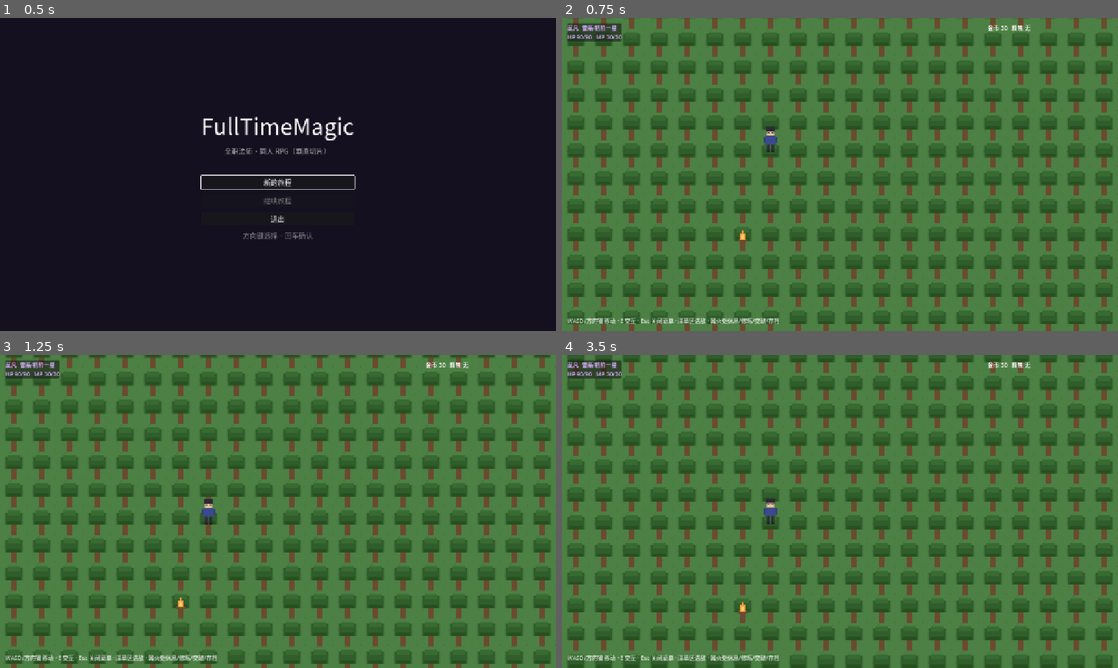
Above: before the commit, frames 1-4 (two rows, left to right).
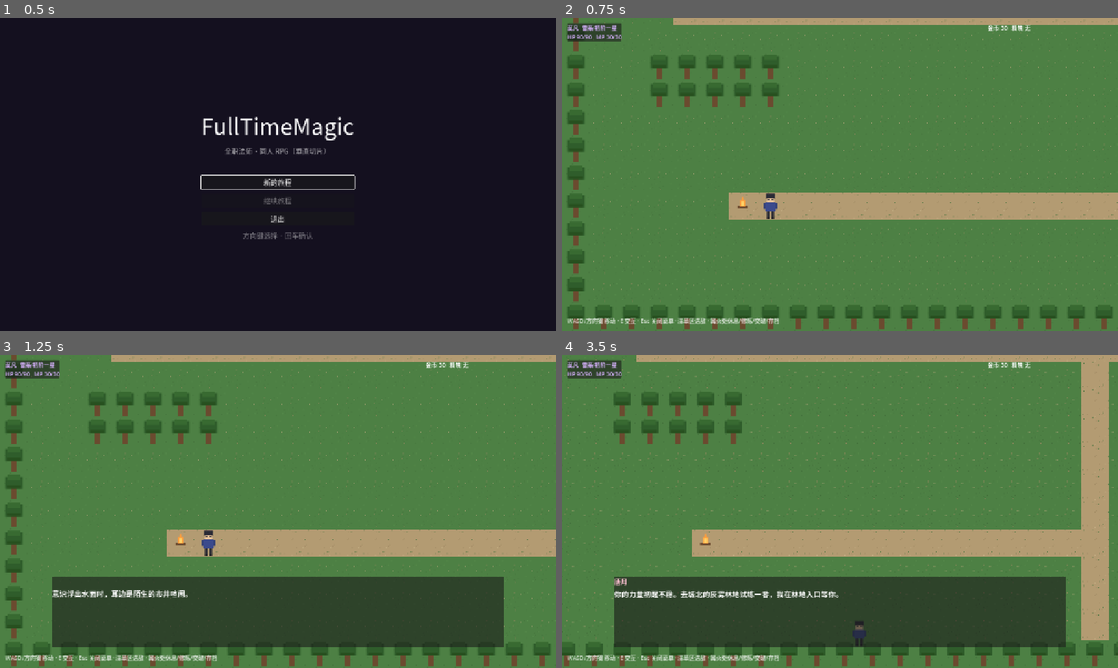
Above: after the commit, the same moments.

Repository: Lydocan/FullTimeMagic
Game: Godot game, scene res://src/main/main.tscn
The game is run twice, just before and just after one commit, with the same random seed, the same clock (stepped at 60 frames per second) and the same inputs.
Inputs (mouse positions are in pixels of both pictures, inside the frame that each line leads up to):
- Up to frame 1 (0.5 s): no input
- Up to frame 2 (0.75 s): click "新的旅程" at 0.5 s
- Up to frame 3 (1.25 s): no input
- Up to frame 4 (3.5 s): tap Enter (ui_accept) at 1.25, 1.52, 1.55, 1.82, 2.1, 2.27, 2.57 s; move the mouse to (962, 495) at 1.27 s; hold D (move_right) 1.28-2.03 s; hold E (interact) 1.28-2.03 s; click (962, 495) at 1.42 s; move the mouse to (728, 527) at 2.02 s; hold S (move_down) 2.03-2.78 s; tap E (interact) at 2.3 s; move the mouse to (895, 442) at 2.77 s; hold D (move_right) from 2.78 s (still down); hold Enter (ui_accept) from 2.78 s (still down); tap Space (attack) at 2.85 s

Frame 1 is identical in both runs. In frame 2, 33% of the frame differs, in the area x 1-100%, y 0-100%; in frame 3, 47%; in frame 4, 52%, in the area x 0-100%, y 0-100%.

Commit message:
fix: 修复 MapBase 瓦片判定两处越界 bug；test_wilds 迁入基类；冒烟扩至 57 项
- map_base._cell_char：地图行数误用 CHUNK 整除（88/10=8，第 8 行以下全判界外）→ 改按每行 4 段；单段长度检查误用全局列号（x≥10 全判界外）→ 改用列内偏移
- test_wilds.gd：M1 的 400 行独立实现收敛为 MapBase 薄子类（62 行），删除重复 campfire
- smoke_test：适配单人参队开局；新增角色序列化往返、存档 make/apply 往返（不落盘）、地图完整性校验（出生点/触发点/传送门两端/精英格可通行）
- 新增 scene_smoke：三张地图完整实例化验证（瓦片数与出生格）
- 文档：README 可玩内容与验证命令更新；design.md M2 里程碑勾选

Co-Authored-By: Claude <noreply@anthropic.com>

Diff:
--- a/src/world/map_base.gd
+++ b/src/world/map_base.gd
@@ -147,10 +147,11 @@
 
 func _cell_char(cell: Vector2i) -> String:
 	var rows := map_rows()
-	if cell.x < 0 or cell.y < 0 or cell.y >= rows.size() / CHUNK:
+	# 每 4 段为一个地图行；rows.size() 为 4 的倍数，整除即地图行数
+	if cell.x < 0 or cell.y < 0 or cell.y >= rows.size() / 4:
 		return "T"
 	var row: String = rows[cell.y * 4 + int(cell.x / float(CHUNK))]
-	if cell.x >= row.length():
+	if cell.x % CHUNK >= row.length():
 		return "T"
 	return row[cell.x % CHUNK]
 
--- a/src/world/test_wilds/campfire.gd
+++ /dev/null
@@ -1,8 +0,0 @@
-extends Area2D
-## 营地篝火交互点：靠近按 E 打开休息/修炼/突破菜单。
-
-signal camp_used
-
-
-func interact() -> void:
-	camp_used.emit()
--- a/src/world/test_wilds/test_wilds.gd
+++ b/src/world/test_wilds/test_wilds.gd
@@ -1,28 +1,10 @@
-extends Node2D
-## 测试荒野：M1 核心循环原型地图。
+extends MapBase
+## 测试荒野：M1 核心循环原型的沙盒地图，现为 MapBase 的最小示例。
 ##
-## TileMap 以代码构建（原型期做法，正式版替换为编辑器制作的地图场景）：
-## 移动 → 深草暗雷遇敌 → 回合制战斗 → 修为/精魄结算 → 营地休息/修炼/突破。
+## 与灰雾林地同源（同地块、同遇敌表、同精英「独眼魔狼王」），
+## 不接入章节剧情；正式流程走 博城 ↔ 灰雾林地。
 
-const TILE := 32
-const MAP_W := 40
-const MAP_H := 22
-const CHUNK := 10  # 每段字符串的格数
-
-const PLAYER_SCENE := preload("res://src/world/player/player.tscn")
-const CAMPFIRE_SCRIPT := preload("res://src/world/test_wilds/campfire.gd")
-
-# tiles_proto.png 的 6 格横向图块。
-const T_GRASS := Vector2i(0, 0)
-const T_TALL := Vector2i(1, 0)
-const T_PATH := Vector2i(2, 0)
-const T_TREE := Vector2i(3, 0)
-const T_ROCK := Vector2i(4, 0)
-const T_WATER := Vector2i(5, 0)
-const BLOCKED := "TRW"
-
-## 地图（每行 4 段 × 10 格）。T 树 R 岩石 W 水 H 深草 P 小径 G 草地。
-const MAP_ROWS := [
+const MAP := [
 	"TTTTTTTTTT", "TTTTTTTTTT", "TTTTTTTTTT", "TTTTTTTTTT",
 	"TGGGGGGGGG", "GGGGGGGGGG", "GGGGGGGGGG", "GGGGGGGGGT",
 	"TGGHGGGGGG", "GGGGGGGGGG", "GGGGGGGGGG", "GGRGGGGGGT",
@@ -47,364 +29,32 @@
 	"TTTTTTTTTT", "TTTTTTTTTT", "TTTTTTTTTT", "TTTTTTTTTT",
 ]
 
-const START_CELL := Vector2i(6, 20)
 const CAMP_CELL := Vector2i(6, 19)
-const ELITE_CELL := Vector2i(34, 14)
-const ELITE_FLAG := "elite_wolf_dead"
-
-## 暗雷遇敌表（权重随机）。
-const ENCOUNTERS := [
-	{"ids": ["rat_swarm"], "weight": 5},
-	{"ids": ["rat_swarm", "rat_swarm"], "weight": 3},
-	{"ids": ["one_eye_wolf"], "weight": 2},
-	{"ids": ["rat_swarm", "one_eye_wolf"], "weight": 1},
-]
-
-var player: CharacterBody2D
-var tilemap: TileMapLayer
-
-var _encounter_gauge := 0.0
-var _encounter_threshold := 200.0
-var _cooling := true
-var _menu: Control = null
-var _menu_result: Label = null
-
-@onready var _hud := CanvasLayer.new()
+const SPAWN_CELL := Vector2i(6, 20)
 
 
-func _ready() -> void:
-	_build_tilemap()
-	_spawn_player()
-	_spawn_campfire()
-	if not GameState.flags.get(ELITE_FLAG, false):
-		_spawn_elite()
-	_build_hud()
-	_apply_return_position()
-	GameEvents.party_status_changed.connect(_refresh_hud)
-	_refresh_hud()
+func map_rows() -> Array:
+	return MAP
 
 
-## —— 地图 ——
-
-func _cell_char(cell: Vector2i) -> String:
-	if cell.x < 0 or cell.y < 0 or cell.x >= MAP_W or cell.y >= MAP_H:
-		return "T"
-	return MAP_ROWS[cell.y * 4 + int(cell.x / float(CHUNK))][cell.x % CHUNK]
+func start_cell() -> Vector2i:
+	return SPAWN_CELL
 
 
-func _build_tilemap() -> void:
-	var ts := TileSet.new()
-	ts.tile_size = Vector2i(TILE, TILE)
-	ts.add_physics_layer()
-	var src := TileSetAtlasSource.new()
-	src.texture = load("res://assets/images/tiles_proto.png")
-	src.texture_region_size = Vector2i(TILE, TILE)
-	for i in 6:
-		src.create_tile(Vector2i(i, 0))
-	# 先挂到 TileSet（图块数据才知道有几个物理层），再配置碰撞。
-	ts.add_source(src, 0)
-	for blocked in [T_TREE, T_ROCK, T_WATER]:
-		var td := src.get_tile_data(blocked, 0)
-		td.add_collision_polygon(0)
-		td.set_collision_polygon_points(0, 0, PackedVector2Array([
-			Vector2(-16, -16), Vector2(16, -16), Vector2(16, 16), Vector2(-16, 16),
-		]))
-
-	tilemap = TileMapLayer.new()
-	tilemap.tile_set = ts
-	add_child(tilemap)
-	for y in MAP_H:
-		for x in MAP_W:
-			var ch := _cell_char(Vector2i(x, y))
-			var coords := T_GRASS
-			match ch:
-				"H": coords = T_TALL
-				"P": coords = T_PATH
-				"T": coords = T_TREE
-				"R": coords = T_ROCK
-				"W": coords = T_WATER
-			tilemap.set_cell(Vector2i(x, y), 0, coords)
+func encounter_table() -> Array:
+	return [
+		{"ids": ["rat_swarm"], "weight": 5},
+		{"ids": ["rat_swarm", "rat_swarm"], "weight": 3},
+		{"ids": ["one_eye_wolf"], "weight": 2},
+		{"ids": ["rat_swarm", "one_eye_wolf"], "weight": 1},
+	]
 
 
-func _cell_center(cell: Vector2i) -> Vector2:
-	return Vector2(cell) * TILE + Vector2(TILE, TILE) * 0.5
+func elite_spawns() -> Array:
+	return [
+		{"cell": Vector2i(34, 14), "flag": "elite_wolf_dead", "ids": ["wolf_alpha"]},
+	]
 
 
-## —— 场景物件 ——
-
-func _spawn_player() -> void:
-	player = PLAYER_SCENE.instantiate()
-	player.position = _cell_center(START_CELL)
-	add_child(player)
-	player.moved.connect(_on_player_moved)
-	var cam: Camera2D = player.get_node("Camera")
-	cam.limit_left = 0
-	cam.limit_top = 0
-	cam.limit_right = MAP_W * TILE
-	cam.limit_bottom = MAP_H * TILE
-
-
-func _spawn_campfire() -> void:
-	var fire: Area2D = CAMPFIRE_SCRIPT.new()
-	fire.position = _cell_center(CAMP_CELL)
-	var shape := CollisionShape2D.new()
-	var rect := RectangleShape2D.new()
-	rect.size = Vector2(40, 40)
-	shape.shape = rect
-	fire.add_child(shape)
-	var sprite := Sprite2D.new()
-	sprite.texture = load("res://assets/images/campfire.png")
-	sprite.position = Vector2(0, -4)
-	fire.add_child(sprite)
-	fire.camp_used.connect(_open_rest_menu)
-	add_child(fire)
-
-
-func _spawn_elite() -> void:
-	var area := Area2D.new()
-	area.position = _cell_center(ELITE_CELL)
-	var shape := CollisionShape2D.new()
-	var rect := RectangleShape2D.new()
-	rect.size = Vector2(36, 36)
-	shape.shape = rect
-	area.add_child(shape)
-	var sprite := Sprite2D.new()
-	sprite.texture = load("res://assets/images/monster_wolf.png")
-	sprite.scale = Vector2(1.5, 1.5)
-	area.add_child(sprite)
-	area.body_entered.connect(func(_body: Node2D) -> void:
-		if not GameState.flags.get(ELITE_FLAG, false):
-			_start_encounter(["wolf_alpha"], ELITE_FLAG)
-	)
-	add_child(area)
-
-
-## —— 暗雷遇敌 ——
-
-func _on_player_moved(distance: float) -> void:
-	if _cooling or _menu != null:
-		return
-	var cell := tilemap.local_to_map(tilemap.to_local(player.global_position))
-	if _cell_char(cell) == "H":
-		_encounter_gauge += distance
-	else:
-		_encounter_gauge = maxf(_encounter_gauge - distance * 0.6, 0.0)
-	if _encounter_gauge >= _encounter_threshold:
-		_encounter_gauge = 0.0
-		_encounter_threshold = randf_range(160.0, 280.0)
-		_start_encounter(_pick_encounter(), "")
-
-
-func _pick_encounter() -> Array:
-	var total := 0
-	for e in ENCOUNTERS:
-		total += e["weight"]
-	var roll := randi_range(1, total)
-	for e in ENCOUNTERS:
-		roll -= e["weight"]
-		if roll <= 0:
-			return e["ids"]
-	return ENCOUNTERS[0]["ids"]
-
-
-func _start_encounter(ids: Array, flag: String) -> void:
-	if _menu != null:
-		return
-	_cooling = true
-	player.input_enabled = false
-	GameState.return_position = player.global_position
-	GameState.has_return_position = true
-	GameState.pending_enemies = ids
-	GameState.pending_flag = flag
-	GameEvents.encounter_started.emit(ids)
-	get_tree().change_scene_to_file("res://src/battle/battle.tscn")
-
-
-func _apply_return_position() -> void:
-	if GameState.has_return_position:
-		player.global_position = GameState.return_position
-		GameState.has_return_position = false
-	await get_tree().create_timer(1.2).timeout
-	_cooling = false
-	player.input_enabled = true
-
-
-## —— HUD ——
-
-func _build_hud() -> void:
-	add_child(_hud)
-	var panel := PanelContainer.new()
-	panel.position = Vector2(12, 12)
-	var box := VBoxContainer.new()
-	box.add_theme_constant_override("separation", 2)
-	panel.add_child(box)
-	for i in GameState.party.size():
-		var label := Label.new()
-		label.add_theme_font_size_override("font_size", 13)
-		box.add_child(label)
-		GameState.party[i].set_meta("hud_label", label.get_instance_id())
-	_hud.add_child(panel)
-
-	var hint := Label.new()
-	hint.text = "WASD/方向键 移动 · E 交互 · Esc 关闭菜单 · 深草区遇敌 · 篝火处休息/修炼/突破"
-	hint.add_theme_font_size_override("font_size", 13)
-	hint.add_theme_color_override("font_color", Color(1, 1, 1, 0.75))
-	hint.position = Vector2(12, get_viewport_rect().size.y - 34)
-	_hud.add_child(hint)
-
-	_wealth_label = Label.new()
-	_wealth_label.add_theme_font_size_override("font_size", 13)
-	_wealth_label.position = Vector2(get_viewport_rect().size.x - 300, 12)
-	_hud.add_child(_wealth_label)
-
-
-var _wealth_label: Label
-
-
-func _refresh_hud() -> void:
-	for m in GameState.party:
-		var id: int = m.get_meta("hud_label", 0)
-		var label := instance_from_id(id) as Label
-		if label == null:
-			continue
-		var el: int = m.form_element() if m.can_switch_form else m.main_element
-		label.text = "%s  %s\nHP %d/%d   MP %d/%d" % [
-			m.char_name, m.rank_label(el),
-			m.hp, m.eff_max_hp(), m.mp, m.eff_max_mp(),
-		]
-		label.add_theme_color_override("font_color", GameTypes.element_color(el).lightened(0.3))
-	var ess := []
-	for eid in GameState.essences:
-		if GameState.essences[eid] > 0:
-			ess.append("%s×%d" % [_essence_short(eid), GameState.essences[eid]])
-	_wealth_label.text = "金币 %d   精魄 %s" % [GameState.gold, " ".join(ess) if ess.size() > 0 else "无"]
-
-
-func _essence_short(eid: String) -> String:
-	for el in GameTypes.ELEMENT_NAMES:
-		if eid == GameState.essence_for_element(el):
-			return GameTypes.element_name(el)
-	return eid
-
-
-## —— 营地菜单：休息 / 修炼 / 突破 ——
-
-func _open_rest_menu() -> void:
-	if _menu != null:
-		return
-	player.input_enabled = false
-	_menu = CenterContainer.new()
-	_menu.set_anchors_preset(Control.PRESET_FULL_RECT)
-	var panel := PanelContainer.new()
-	var box := VBoxContainer.new()
-	box.add_theme_constant_override("separation", 6)
-	box.custom_minimum_size = Vector2(320, 0)
-	panel.add_child(box)
-	_menu.add_child(panel)
-
-	var title := Label.new()
-	title.text = "营地篝火"
-	title.add_theme_font_size_override("font_size", 20)
-	box.add_child(title)
-
-	_menu_result = Label.new()
-	_menu_result.add_theme_color_override("font_color", Color("ffd166"))
-	box.add_child(_menu_result)
-
-	var rest_btn := Button.new()
-	rest_btn.text = "休息（恢复全体 HP/MP）"
-	rest_btn.pressed.connect(func() -> void:
-		GameState.rest_at_camp()
-		_menu_result.text = "队伍在篝火旁休整，状态全满。"
-		_refresh_menu()
-	)
-	box.add_child(rest_btn)
-
-	var mofan: CharacterState = GameState.party[0]
-	for el in mofan.elements:
-		var el_i: int = el
-		var btn := Button.new()
-		btn.text = "修炼·%s系（+15 修为，设为主修）" % GameTypes.element_name(el_i)
-		btn.pressed.connect(func() -> void:
-			mofan.main_element = el_i
-			_apply_cultivate(mofan, el_i, 15)
-		)
-		box.add_child(btn)
-		btn.set_meta("cultivate_element", el_i)
-
-	for m in GameState.party:
-		for el in m.elements:
-			var el_i: int = el
-			if not m.is_bottleneck(el_i):
-				continue
-			var btn := Button.new()
-			var need := GameState.essence_for_element(el_i)
-			btn.text = "%s 突破%s（需 %s×%d，持有 %d）" % [
-				m.char_name, GameTypes.stage_name(m.stage_of(el_i) + 1),
-				_essence_short(need), GameState.ESSENCE_COST, GameState.essence_count(need),
-			]
-			btn.disabled = GameState.essence_count(need) < GameState.ESSENCE_COST
-			btn.pressed.connect(func() -> void:
-				if GameState.try_breakthrough(m, el_i):
-					_menu_result.text = "%s 的%s系突破成功！晋升%s。" % [
-						m.char_name, GameTypes.element_name(el_i),
-						GameTypes.rank_text(el_i, m.stage_of(el_i), m.star_of(el_i)),
-					]
-				_refresh_menu()
-			)
-			box.add_child(btn)
-
-	var close_btn := Button.new()
-	close_btn.text = "离开"
-	close_btn.pressed.connect(_close_rest_menu)
-	box.add_child(close_btn)
-
-	_hud.add_child(_menu)
-	_refresh_menu()
-	# 键盘操作：聚焦第一个可用按钮（方向键导航、回车确认、Esc 离开）
-	for node in _menu.find_children("*", "Button", true, false):
-		var b := node as Button
-		if b != null and not b.disabled:
-			b.grab_focus()
-			break
-
-
-func _unhandled_input(event: InputEvent) -> void:
-	if _menu != null and event.is_action_pressed("ui_cancel"):
-		get_viewport().set_input_as_handled()
-		_close_rest_menu()
-
-
-func _apply_cultivate(m: CharacterState, el: int, amount: int) -> void:
-	var events := m.gain_xp(el, amount)
-	for ev in events:
-		match ev["type"]:
-			"dust":
-				pass
-			"star":
-				GameEvents.star_advanced.emit(m.char_name, el, ev["stage"], ev["star"])
-				_menu_result.text = "%s 星子连线！晋升%s。" % [m.char_name, m.rank_label(el)]
-			"bottleneck":
-				GameEvents.bottleneck_reached.emit(m.char_name, el)
-				_menu_result.text = "%s 的%s系三星圆满，进入瓶颈——收集精魄方可突破。" % [m.char_name, GameTypes.element_name(el)]
-	if events.is_empty():
-		_menu_result.text = "静静修炼了一晚。（修为+%d）" % amount
-	GameEvents.party_status_changed.emit()
-	_refresh_menu()
-
-
-func _refresh_menu() -> void:
-	_refresh_hud()
-	# 修炼按钮在瓶颈期禁用；突破按钮按精魄持有刷新。
-	for btn in _menu.find_children("*", "Button", true, false):
-		if btn.has_meta("cultivate_element"):
-			var el: int = btn.get_meta("cultivate_element")
-			btn.disabled = GameState.party[0].is_bottleneck(el)
-
-
-func _close_rest_menu() -> void:
-	if _menu != null:
-		_menu.queue_free()
-		_menu = null
-	_menu_result = null
-	player.input_enabled = true
+func setup_triggers() -> void:
+	add_campfire(CAMP_CELL)
--- /dev/null
+++ b/tools/scene_smoke.gd
@@ -0,0 +1,38 @@
+extends Node
+## 场景冒烟：完整实例化三张地图跑 _ready（瓦片/玩家/篝火/HUD/触发器注册）。
+## 用旗标跳过会等待输入的剧情对话，无头环境可安全运行。
+
+const MAP_SCENES := [
+	"res://src/world/test_wilds/test_wilds.tscn",
+	"res://src/world/bo_city/bo_city.tscn",
+	"res://src/world/misty_grove/misty_grove.tscn",
+]
+
+
+func _ready() -> void:
+	print("=== 场景冒烟 ===")
+	# 预置剧情旗标：所有触发器直接 early-return，不弹对话
+	for f in ["prologue_intro_done", "prologue_awaken_done", "prologue_done",
+			"prologue_tutorial_done", "ch1_mufu_done", "ch1_yuang_done"]:
+		GameState.flags[f] = true
+	var ok := true
+	for path in MAP_SCENES:
+		GameState.has_return_position = false
+		var scene: Node = (load(path) as PackedScene).instantiate()
+		add_child(scene)
+		await get_tree().create_timer(1.5).timeout  # 覆盖 _apply_entry_position 的计时器
+		var player: Node2D = scene.get("player")
+		var tiles: TileMapLayer = scene.get("tilemap")
+		if player == null or tiles == null:
+			printerr("  FAIL  %s：玩家/瓦片缺失" % path.get_file())
+			ok = false
+		elif tiles.get_used_cells().size() == 0:
+			printerr("  FAIL  %s：瓦片未生成" % path.get_file())
+			ok = false
+		else:
+			print("  PASS  %s（瓦片 %d 格，玩家在 %s）" % [
+				path.get_file(), tiles.get_used_cells().size(), player.global_position])
+		scene.free()
+		await get_tree().process_frame
+	print("=== 场景冒烟 %s ===" % ("通过" if ok else "失败"))
+	get_tree().quit(0 if ok else 1)
--- /dev/null
+++ b/tools/scene_smoke.tscn
@@ -0,0 +1,6 @@
+[gd_scene load_steps=2 format=3]
+
+[ext_resource type="Script" path="res://tools/scene_smoke.gd" id="1_scene"]
+
+[node name="SceneSmoke" type="Node"]
+script = ExtResource("1_scene")
--- a/tools/smoke_test.gd
+++ b/tools/smoke_test.gd
@@ -1,13 +1,25 @@
 extends Node
-## M1 冒烟测试：无头验证位阶成长、瓶颈突破与战斗模拟。
+## M2 冒烟测试：无头验证位阶成长、瓶颈突破、战斗模拟、存档序列化与地图完整性。
 ##
 ## 运行：godot --headless --path . res://tools/smoke_test.tscn
 ## 退出码 0 = 全部通过，1 = 存在失败项。
+## 注意：只测 make_save_data / apply_save_data 纯数据往返，不写 savegame.json，
+## 避免覆盖玩家的真实存档。
 
 var _failures: Array[String] = []
+var _total := 0
+
+## 场景路径 → 脚本路径（地图完整性测试用）。
+const MAP_SCRIPTS := {
+	"res://src/world/test_wilds/test_wilds.tscn": "res://src/world/test_wilds/test_wilds.gd",
+	"res://src/world/bo_city/bo_city.tscn": "res://src/world/bo_city/bo_city.gd",
+	"res://src/world/misty_grove/misty_grove.tscn": "res://src/world/misty_grove/misty_grove.gd",
+}
+const BLOCKED := "TRW"  # 树/岩石/水为阻挡格
 
 
 func _check(cond: bool, label: String) -> void:
+	_total += 1
 	if cond:
 		print("  PASS  ", label)
 	else:
@@ -16,15 +28,18 @@
 
 
 func _ready() -> void:
-	print("=== FullTimeMagic M1 冒烟测试 ===")
+	print("=== FullTimeMagic M2 冒烟测试 ===")
 	_test_rank_progression()
 	_test_breakthrough()
 	await _test_battle_simulation()
+	_test_character_serialization()
+	_test_save_roundtrip()
+	_test_map_integrity()
 	if _failures.is_empty():
-		print("=== 全部通过 ===")
+		print("=== 全部通过（%d 项）===" % _total)
 		get_tree().quit(0)
 	else:
-		printerr("=== 失败 %d 项 ===" % _failures.size())
+		printerr("=== 失败 %d / %d 项 ===" % [_failures.size(), _total])
 		get_tree().quit(1)
 
 
@@ -83,6 +98,8 @@
 func _test_battle_simulation() -> void:
 	print("[战斗模拟]")
 	GameState.new_game()
+	GameState.join_member(PartySetup.mu_ningxue())
+	_check(GameState.party.size() == 2, "剧情入队：莫凡 + 穆宁雪")
 	GameState.pending_enemies = ["rat_swarm", "rat_swarm"]
 	GameState.pending_flag = ""
 	var battle: Node2D = (load("res://src/battle/battle.tscn") as PackedScene).instantiate()
@@ -100,3 +117,92 @@
 			"穆宁雪瓶颈期修为封存（星子保持圆满 7/7）")
 	battle.queue_free()
 	await get_tree().process_frame
+
+
+## 角色序列化：to_dict → JSON → from_dict 往返（真实存档路径）。
+func _test_character_serialization() -> void:
+	print("[角色序列化]")
+	var m := PartySetup.mo_fan()
+	m.gain_xp(GameTypes.Element.LIGHTNING, 8)
+	m.main_element = GameTypes.Element.FIRE
+	m.hp = 55
+	m.mp = 7
+	# JSON.parse_string 返回 Variant，不能用 := 推断（项目将其视为错误）
+	var json = JSON.parse_string(JSON.stringify(m.to_dict()))
+	var m2 := CharacterState.from_dict(json)
+	_check(m2.id == m.id and m2.char_name == m.char_name, "角色往返：id 与名字")
+	_check(m2.elements == m.elements and m2.main_element == m.main_element, "角色往返：元素与主修")
+	_check(m2.stage_of(GameTypes.Element.LIGHTNING) == m.stage_of(GameTypes.Element.LIGHTNING)
+			and m2.star_of(GameTypes.Element.LIGHTNING) == m.star_of(GameTypes.Element.LIGHTNING)
+			and m2.dust_of(GameTypes.Element.LIGHTNING) == m.dust_of(GameTypes.Element.LIGHTNING),
+			"角色往返：位阶进度（阶/星/修为）")
+	_check(m2.spells.size() == m.spells.size(), "角色往返：法术表")
+	_check(m2.max_hp == m.max_hp and m2.magic == m.magic and m2.speed == m.speed, "角色往返：基础属性")
+	_check(m2.hp == 55 and m2.mp == 7, "角色往返：当前 HP/MP")
+	_check(m2.eff_max_hp() == m.eff_max_hp(), "角色往返：星子加成恢复")
+
+
+## 存档往返：make_save_data → JSON → apply_save_data（不落盘）。
+func _test_save_roundtrip() -> void:
+	print("[存档往返]")
+	GameState.new_game()
+	GameState.gold = 77
+	GameState.add_essence("essence_fire")
+	GameState.add_essence("essence_fire")
+	GameState.flags["test_flag"] = true
+	GameState.join_member(PartySetup.mu_ningxue())
+	GameState.return_position = Vector2(123, 456)
+	GameState.has_return_position = true
+	var save = JSON.parse_string(JSON.stringify(SaveSystem.make_save_data()))
+	GameState.new_game()
+	_check(GameState.party.size() == 1, "new_game 后仅莫凡一人")
+	_check(SaveSystem.apply_save_data(save), "存档数据应用成功")
+	_check(GameState.gold == 77, "读档：金币")
+	_check(GameState.essence_count("essence_fire") == 2, "读档：精魄")
+	_check(GameState.flags.get("test_flag", false), "读档：剧情旗标")
+	_check(GameState.party.size() == 2 and GameState.party[1].char_name == "穆宁雪", "读档：队伍含穆宁雪")
+	_check(GameState.return_position == Vector2(123, 456) and GameState.has_return_position, "读档：返回坐标")
+	_check(GameState.pending_enemies.is_empty() and GameState.pending_flag == "", "读档：战斗残留清空")
+
+
+## 地图完整性：行列结构、出生点/触发点/传送门两端/精英格均可通行。
+func _test_map_integrity() -> void:
+	print("[地图完整性]")
+	var maps := {}
+	for scene_path in MAP_SCRIPTS:
+		var map: MapBase = (load(MAP_SCRIPTS[scene_path]) as GDScript).new()
+		map.setup_triggers()  # 注册触发器/传送门/篝火（不入树，仅数据层校验）
+		maps[scene_path] = map
+	for scene_path in maps:
+		var map: MapBase = maps[scene_path]
+		var name: String = scene_path.get_file()
+		var rows := map.map_rows()
+		_check(rows.size() % 4 == 0, "%s：地图行数为 4 的倍数" % name)
+		var width_ok := true
+		for r in rows:
+			if str(r).length() != 10:
+				width_ok = false
+		_check(width_ok, "%s：每段恰好 10 格" % name)
+		_check(not BLOCKED.contains(map._cell_char(map.start_cell())), "%s：出生点可通行" % name)
+		var trig_ok := true
+		for t in map._triggers:
+			if BLOCKED.contains(map._cell_char(t["cell"])):
+				trig_ok = false
+		_check(trig_ok, "%s：剧情触发点均可通行" % name)
+		var portal_ok := true
+		for p in map._portals:
+			if BLOCKED.contains(map._cell_char(p["cell"])):
+				portal_ok = false
+			# 目的地出生格在目标地图上也要能站人（跨地图校验）
+			var target: MapBase = maps.get(p["target"])
+			if target != null and BLOCKED.contains(target._cell_char(p["spawn"])):
+				portal_ok = false
+		_check(portal_ok, "%s：传送门两端均可通行" % name)
+		var elite_bad := ""
+		for e in map.elite_spawns():
+			var ch: String = map._cell_char(e["cell"])
+			if BLOCKED.contains(ch):
+				elite_bad += "%s=%s " % [e["cell"], ch]
+		_check(elite_bad.is_empty(), "%s：精英格可通行 %s" % [name, elite_bad])
+	for map in maps.values():
+		map.free()
Not shown, added: autoload/dialogue.gd.uid
Not shown, added: autoload/save_system.gd.uid
Not shown, added: src/story/story_events.gd.uid
Not shown, added: src/world/bo_city/bo_city.gd.uid
Not shown, added: src/world/campfire.gd.uid
Not shown, added: src/world/map_base.gd.uid
Not shown, added: src/world/misty_grove/misty_grove.gd.uid
Not shown, removed: src/world/test_wilds/campfire.gd.uid
Not shown, changed: docs/design.md
